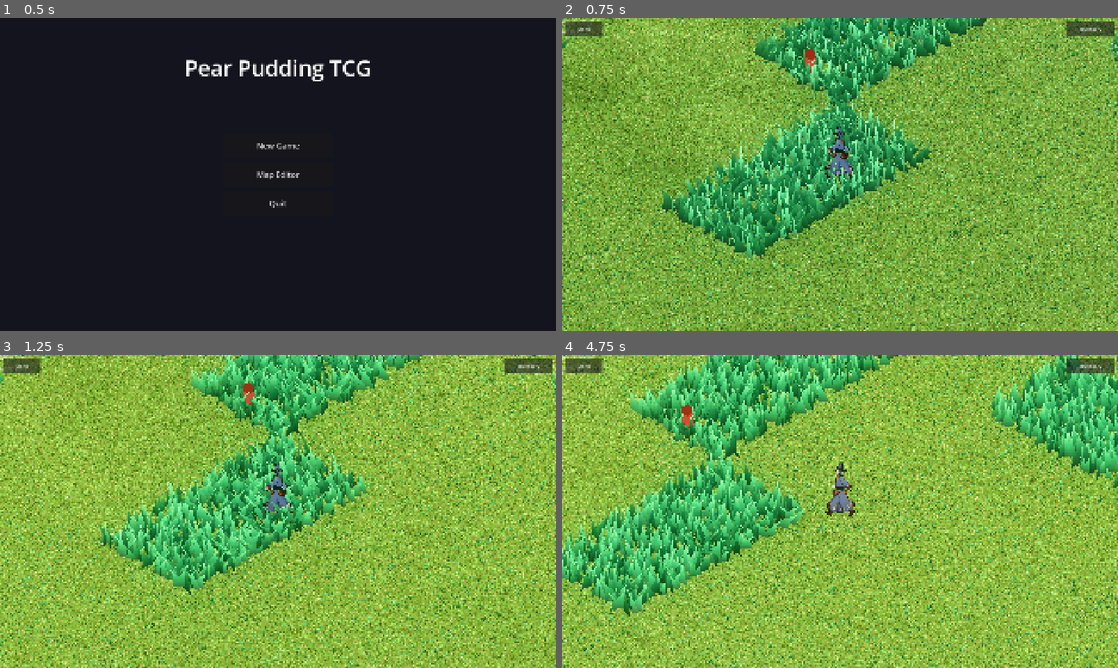
Above: before the commit, frames 1-4 (two rows, left to right).
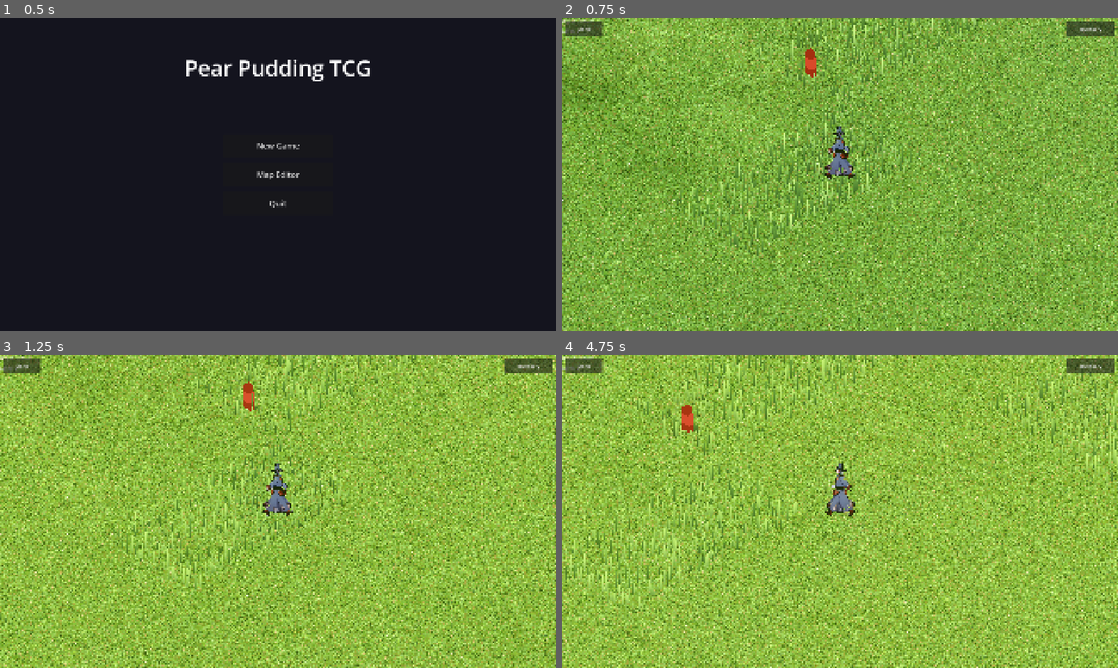
Above: after the commit, the same moments.

Repository: ChrisPauly97/pear-pudding-godot
Game: Godot game, scene res://scenes/ui/MenuScene.tscn
Two runs of this game, one before a commit and one after it. Both use one fixed random seed, a clock stepped at 60 frames per second and the inputs below.
Inputs (mouse positions are in pixels of both pictures, inside the frame that each line leads up to):
- Up to frame 1 (0.5 s): no input
- Up to frame 2 (0.75 s): click "New Game" at 0.5 s
- Up to frame 3 (1.25 s): no input
- Up to frame 4 (4.75 s): tap Enter at 1.25 s; move the mouse to (962, 495) at 1.27 s; hold D (move_right) 1.28-2 s; hold E (interact) 1.28-2 s; click (962, 495) at 1.42 s; tap Space (jump) at 1.52, 4.52 s; drag from (728, 527) to (812, 574) at 2.02 s; move the mouse to (895, 442) at 2.77 s; hold D (move_right) 2.78-3.5 s; tap 2 at 2.85 s; drag from (812, 574) to (673, 464) at 3.52 s; move the mouse to (1006, 558) at 4.27 s; hold A (move_left) from 4.28 s (still down); tap 4 at 4.35 s

Frame 1 is identical in both runs. In frame 2, 22% of the frame differs, in the area x 0-100%, y 0-100%; in frame 3, 21%; in frame 4, 29%.

Commit message:
Thin tall grass blades and match terrain ground color
- Decouple width scale (sx) from height scale (sy) in blade transforms so
  tall-patch blades stay narrow (sx 0.22–0.40) regardless of their height
  (sy 2.2–3.8); short grass narrows proportionally
- Shift color palette to match terrain flat-grass base (~0.44, 0.62, 0.25):
  base (0.03,0.15,0.06)→(0.22,0.32,0.12), mid (0.10,0.42,0.20)→(0.36,0.52,0.18),
  tip (0.40,0.78,0.38)→(0.46,0.64,0.24)
- Add EMISSION = col * 0.15 to match terrain's shadow floor so blades
  don't go pitch-black while the ground stays lit

https://claude.ai/code/session_016nUnXBjcRuWsaWANqTFwnd

Diff:
--- a/assets/shaders/grass_blade.gdshader
+++ b/assets/shaders/grass_blade.gdshader
@@ -2,10 +2,10 @@
 render_mode cull_disabled;
 
 // --- Color palette ---
-// color_base owns the dark-at-root look directly; no AO multiplier needed.
-uniform vec4  color_base       : source_color = vec4(0.03, 0.15, 0.06, 1.0);
-uniform vec4  color_mid        : source_color = vec4(0.10, 0.42, 0.20, 1.0);
-uniform vec4  color_tip        : source_color = vec4(0.40, 0.78, 0.38, 1.0);
+// Tuned to blend with the terrain's flat-grass procedural base (~0.44, 0.62, 0.25).
+uniform vec4  color_base       : source_color = vec4(0.22, 0.32, 0.12, 1.0);
+uniform vec4  color_mid        : source_color = vec4(0.36, 0.52, 0.18, 1.0);
+uniform vec4  color_tip        : source_color = vec4(0.46, 0.64, 0.24, 1.0);
 
 // --- Wind ---
 uniform float wind_strength    : hint_range(0.0, 1.0) = 0.28;
@@ -93,6 +93,8 @@
 	}
 
 	ALBEDO = col;
+	// Match terrain's emission floor so grass doesn't go pitch-black in shadow
+	EMISSION = col * 0.15;
 	ROUGHNESS = 1.0;
 	METALLIC = 0.0;
 	ALPHA = step(UV.y, 0.92);
--- a/scenes/world/GrassBlades.gd
+++ b/scenes/world/GrassBlades.gd
@@ -155,16 +155,19 @@
 			var px: float = centre.x + rng.randf_range(-half, half)
 			var pz: float = centre.y + rng.randf_range(-half, half)
 			var rot: float = rng.randf_range(0.0, PI)
-			var sc: float
+			var sy: float  # height scale
+			var sx: float  # width scale (independent — keeps tall blades thin)
 			if is_tall:
-				sc = rng.randf_range(2.2, 3.8)  # tall patch blades: ~0.88–1.52 world units
+				sy = rng.randf_range(2.2, 3.8)   # ~0.88–1.52 world units tall
+				sx = rng.randf_range(0.22, 0.40)  # narrow — independent of height
 			else:
-				sc = rng.randf_range(0.28, 0.75)  # short ground grass: ~0.11–0.30 world units
-			var cr: float  = cos(rot) * sc
-			var sr: float  = sin(rot) * sc
+				sy = rng.randf_range(0.28, 0.75)  # short ground grass
+				sx = sy * rng.randf_range(0.6, 0.9)  # slightly narrower than tall ratio
+			var cr: float  = cos(rot) * sx
+			var sr: float  = sin(rot) * sx
 			var off: int   = i * 12
 			buf[off]     =  cr;  buf[off+1]  = 0.0; buf[off+2]  =  sr;  buf[off+3]  = px
-			buf[off+4]   = 0.0;  buf[off+5]  =  sc; buf[off+6]  = 0.0;  buf[off+7]  = blade_y
+			buf[off+4]   = 0.0;  buf[off+5]  =  sy; buf[off+6]  = 0.0;  buf[off+7]  = blade_y
 			buf[off+8]   = -sr;  buf[off+9]  = 0.0; buf[off+10] =  cr;  buf[off+11] = pz
 			i += 1
 
